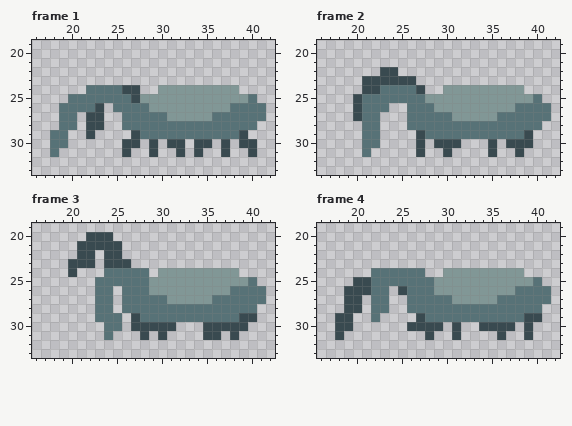
A pixel-art file gets an edit: Assets/Sprites/Enemies/Klicker/klicker_running.aseprite. Above is the file before it was changed.
64x48 pixels, 12 frames. Shown: frame 1: x 16..42, y 19..33; frame 2: x 16..42, y 19..33; frame 3: x 16..42, y 19..33; frame 4: x 16..42, y 19..33. The commit also changed other frames, which this record leaves out.
Once edited:
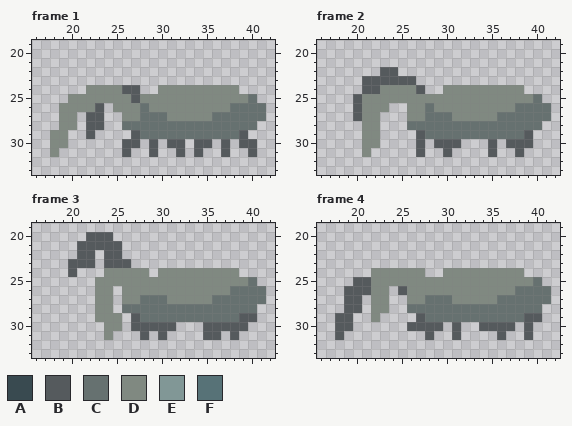
Palette (. is transparent): A #394a50  B #555a5d  C #667170  D #808981  E #819796  F #577277
What changed:
Changed rows in their new state; - is an unchanged pixel.
Frame 1:
first column x 18:
24 ----DDDDBB--DDDDDDDDD---
25 --DDDDDDDBDDDDDDDDDDDDC-
26 -DDDDB-DDDCDDDDDDDDDCCCC
27 -DD-BB--DDCCCDDDDDCCCCCC
28 -DD-BB--CCCCCCCCCCCCCCC-
29 DD--B----BCCCCCCCCCCCB--
30 DD------BB-B-BB-BB-B-BB-
31 D-------B--B--B-B--B--B-
Frame 2:
first column x 20:
22 ---BB-----------------
23 -BBBBBB---------------
24 -BBDDDDB--DDDDDDDDD---
25 BDDDDDDDDDDDDDDDDDDDC-
26 BDDD--DDCDDDDDDDDDCCCC
27 BDD---DDCCCDDDDDCCCCCC
28 -DD---CCCCCCCCCCCCCCC-
29 -DD----BCCCCCCCCCCCB--
30 -DD----B-BBB---B-BBB--
31 -D-----B--B----B--B---
Frame 3:
first column x 20:
20 --BBB-----------------
21 -BBBBB----------------
22 -BB-BB----------------
23 BBB-BBB---------------
24 B---DDDDD-DDDDDDDDD---
25 ---DDDDDDDDDDDDDDDDDC-
26 ---DD-DDDDDDDDDDDDCCCC
27 ---DD-DDCCCDDDDDCCCCCC
28 ---DD-CCCCCCCCCCCCCCC-
29 ---DDD-BCCCCCCCCCCCBB-
30 ----DD-BBBBB---BBBBB--
31 ----D---B-B----BB-B---
Frame 4:
first column x 18:
24 ----DDDDDD--DDDDDDDDD---
25 --BBDDDDDDDDDDDDDDDDDDC-
26 -BBBDD-BDDDDDDDDDDDDCCCC
27 -BB-DD--DDCCCDDDDDCCCCCC
28 -BB-DD--CCCCCCCCCCCCCCC-
29 BB--D----BCCCCCCCCCCCBB-
30 BB------BBBB-B--BBBB-B--
31 B---------B--B----B--B--
